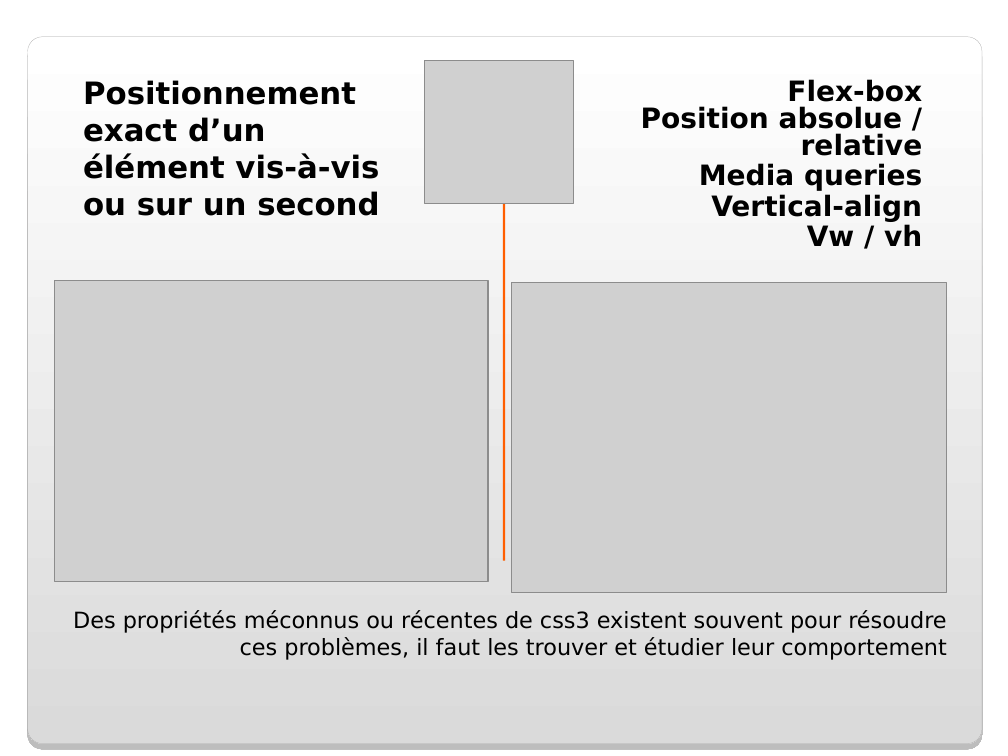
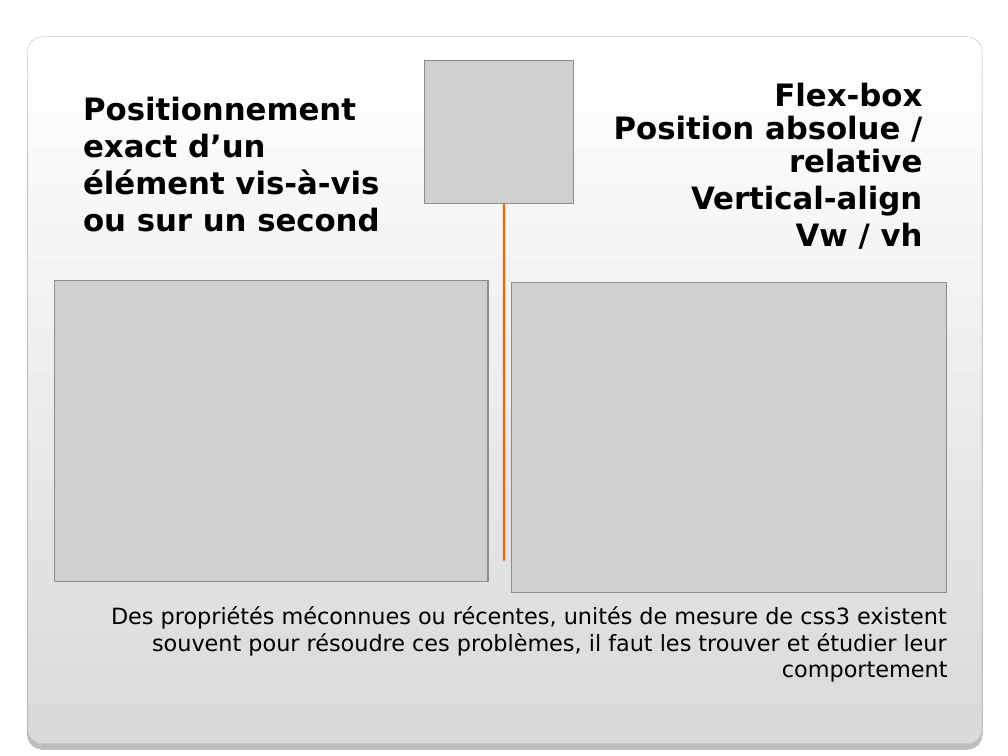
Before and after one commit to Liliaze/Recreer_une_maquette_OC_DWJ_P1, a slide deck: slide 11 of pres_soutenance.ppt. Drawn at 1008x756 pixels with LibreOffice and Linux fonts; fonts in the diff are those of the drawing; grey boxes stand for pictures; background and template pictures are left out. Boxes give left, top, right and bottom in pixels: in the first picture for what was removed or moved away, otherwise in the second. Text is boxed around its words. In the diff, an @@ line names an element or a change of style, - is before the commit and + after.

```diff
--- a/pres_soutenance.ppt
+++ b/pres_soutenance.ppt
@@ text "Positionnement exact d’un élément vis-à-vis ...": place and size @@
-text "Positionnement exact d’un élément vis-à-vis ..." at bbox=[83, 80, 379, 216]
+text "Positionnement exact d’un élément vis-à-vis ..." at bbox=[83, 96, 379, 232]
@@ text "Flex-box Position absolue / relative" at bbox=[614, 82, 923, 246]: size 20 to 22 pt; line spacing 0.8 to 0.9 @@
@@ text at bbox=[699, 163, 922, 191]: paragraph removed @@
-Media queries
@@ title at bbox=[111, 606, 948, 682]: text changed @@
-Des propriétés méconnus ou récentes de css3 existent souvent pour résoudre ces problèmes, il faut les trouver et étudier leur comportement
+Des propriétés méconnues ou récentes, unités de mesure de css3 existent souvent pour résoudre ces problèmes, il faut les trouver et étudier leur comportement
```
Also in this commit, not shown: 7 other slides changed, 4 other files.
